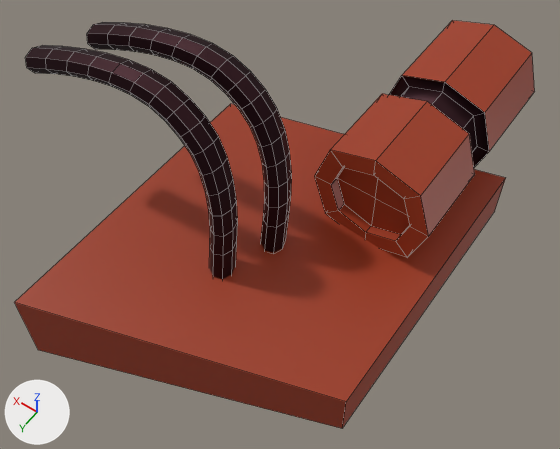
Before and after pictures for a commit that changed the FBX model Assets/Enviro/Statek_czesci/fbx+material/Czesc_5.fbx.
One viewpoint serves both versions: a 50 mm camera at (-4.63, -7.22, 5.21) aimed at (-2.65, -9.98, 0.87). Arrows for +X, +Y and +Z are at lower left; the lights stay in place. Mesh edges are drawn as thin lines.

The older version as bpy lines, for what is in view:
```python
me_circle_009 = bpy.data.meshes.new('Circle.009')
me_circle_009.from_pydata(...)  # 346 vertices, 326 faces; spans x -1.06..1.61, y -2.08..1.56, z 0.0..1.96
# faces by material slot: [276, 50]
me_circle_009.materials.append(mat_material_004)  # dark red #2c1017
me_circle_009.materials.append(mat_material_007)  # brown #9e381a
ob_circle_001 = bpy.data.objects.new('Circle.001', me_circle_009)
ob_circle_001.location = (-2.652, -10.0, 0.199)
```
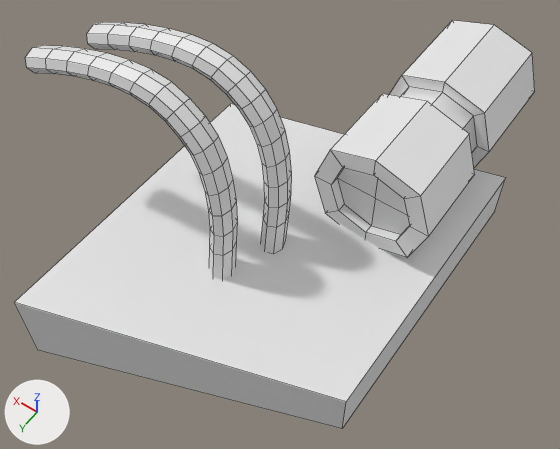
The newer file is also turned or shifted as a whole; pictures and numbers use the older file's frame.

The change in detail:
me_circle_009 has 346 vertices, 326 faces and spans x -1.06..1.61, y -2.08..1.56, z 0.0..1.96.
me_circle_009 is used by ob_circle_001; location (-2.652, -10.0, 0.199).
me_circle_009 part 1: all 276 faces that had it switch from mat_material_004 (dark red #2c1017) to no material.
me_circle_009 part 2: all 50 faces that had it switch from mat_material_007 (brown #9e381a) to no material.

Boxes (x1, y1, x2, y2) around the edits, measured in the pictures (560 x 449 px):
part 1 of me_circle_009, recoloured (brown to grey)
    both: (25, 22, 489, 279)
part 2 of me_circle_009, recoloured (red to white)
    both: (14, 20, 535, 428)
